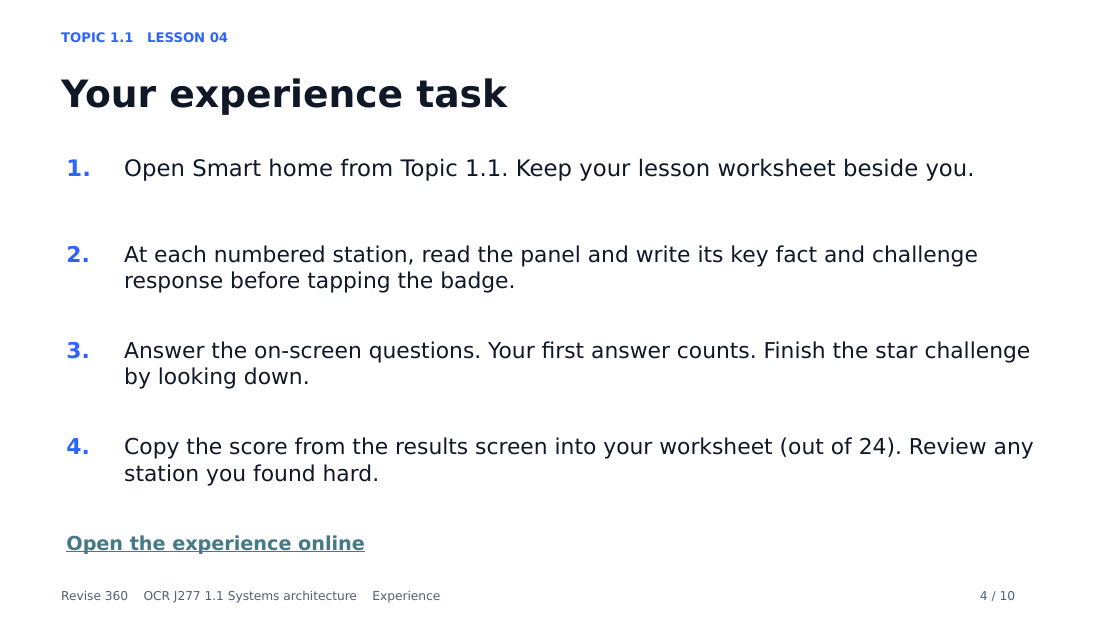
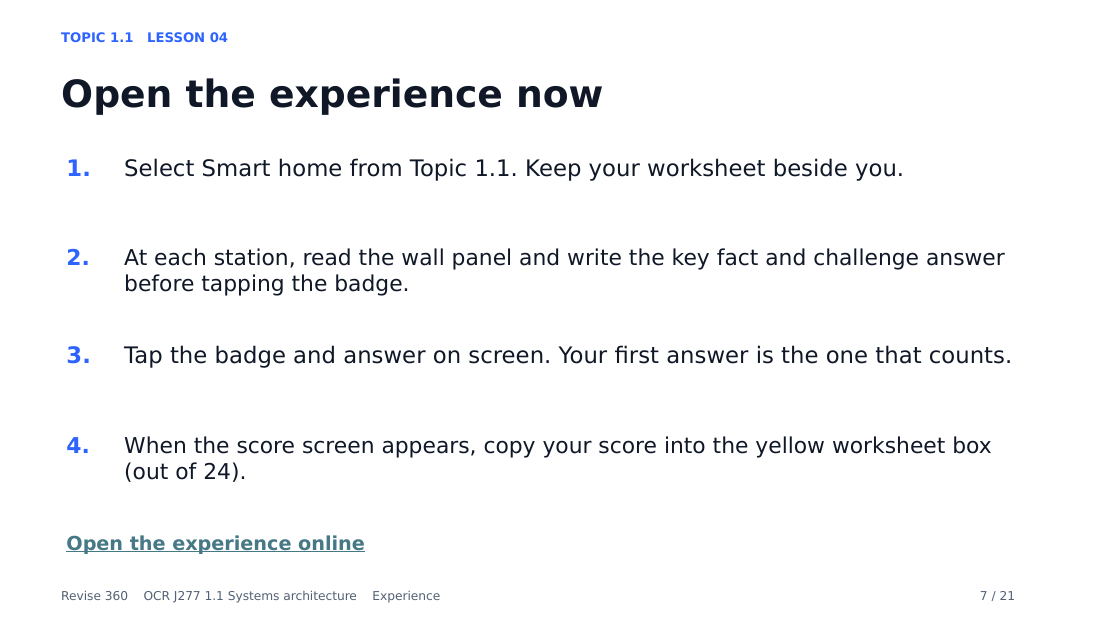
Before and after one commit to MrP-CS/Revise360, a slide deck: slide 7 of presentations/SA_L04_SmartHome_Lesson.pptx (slide 4 before the commit). Drawn at 1120x630 pixels with LibreOffice and Linux fonts; fonts in the diff are those of the drawing. Boxes give left, top, right and bottom in pixels: in the first picture for what was removed or moved away, otherwise in the second. Text is boxed around its words. In the diff, an @@ line names an element or a change of style, - is before the commit and + after.

Commit message:
Align Topic 1.1 lesson decks with worksheets and experience views

```diff
--- a/presentations/SA_L04_SmartHome_Lesson.pptx
+++ b/presentations/SA_L04_SmartHome_Lesson.pptx
@@ text at [61,78,603,115]: text changed @@
-Your experience task
+Open the experience now
@@ text at [124,158,904,181]: text changed @@
-Open Smart home from Topic 1.1. Keep your lesson worksheet beside you.
+Select Smart home from Topic 1.1. Keep your worksheet beside you.
@@ text at [124,248,1005,296]: text changed @@
-At each numbered station, read the panel and write its key fact and challenge response before tapping the badge.
+At each station, read the wall panel and write the key fact and challenge answer before tapping the badge.
@@ text "3." at [66,346,90,364]: size 18.8 to 19.5 pt @@
@@ text at [124,345,1012,368]: text changed; size 18.8 to 19.5 pt @@
-Answer the on-screen questions. Your first answer counts. Finish the star challenge by looking down.
+Tap the badge and answer on screen. Your first answer is the one that counts.
@@ text at [124,436,991,482]: text changed @@
-Copy the score from the results screen into your worksheet (out of 24). Review any station you found hard.
+When the score screen appears, copy your score into the yellow worksheet box (out of 24).
@@ text at [980,591,1016,600]: text changed @@
-4 / 10
+7 / 21
```
Also in this commit, not shown: 7 other slides changed, 13 slides added, 2 slides removed, 3 other files.
